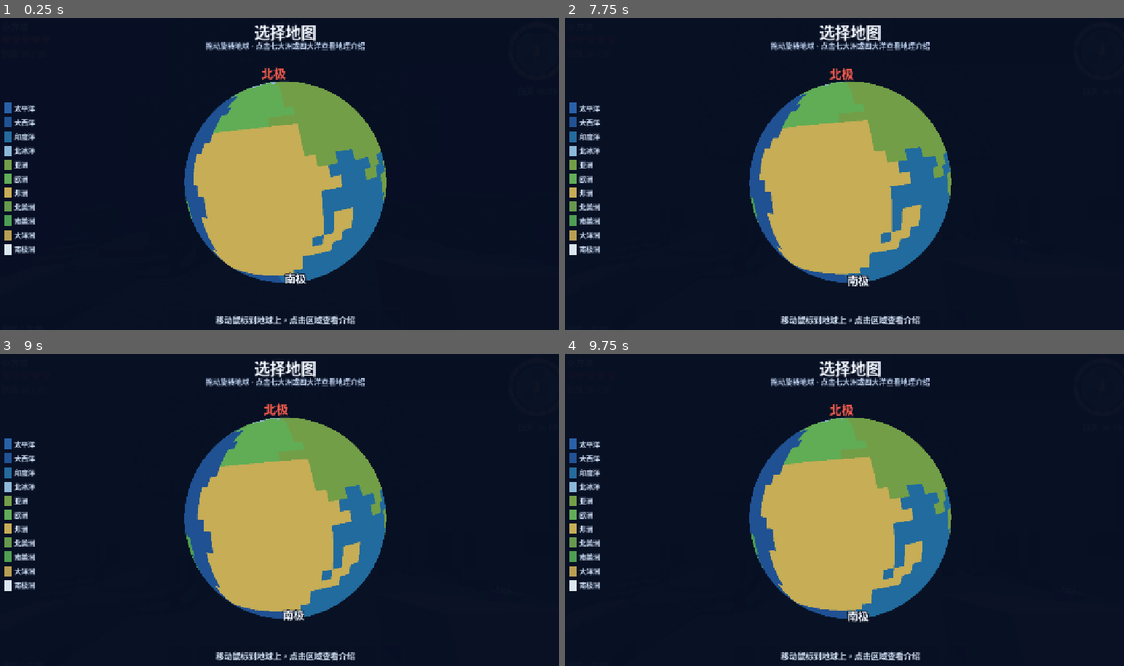
Above: before the commit, frames 1-4 (two rows, left to right).
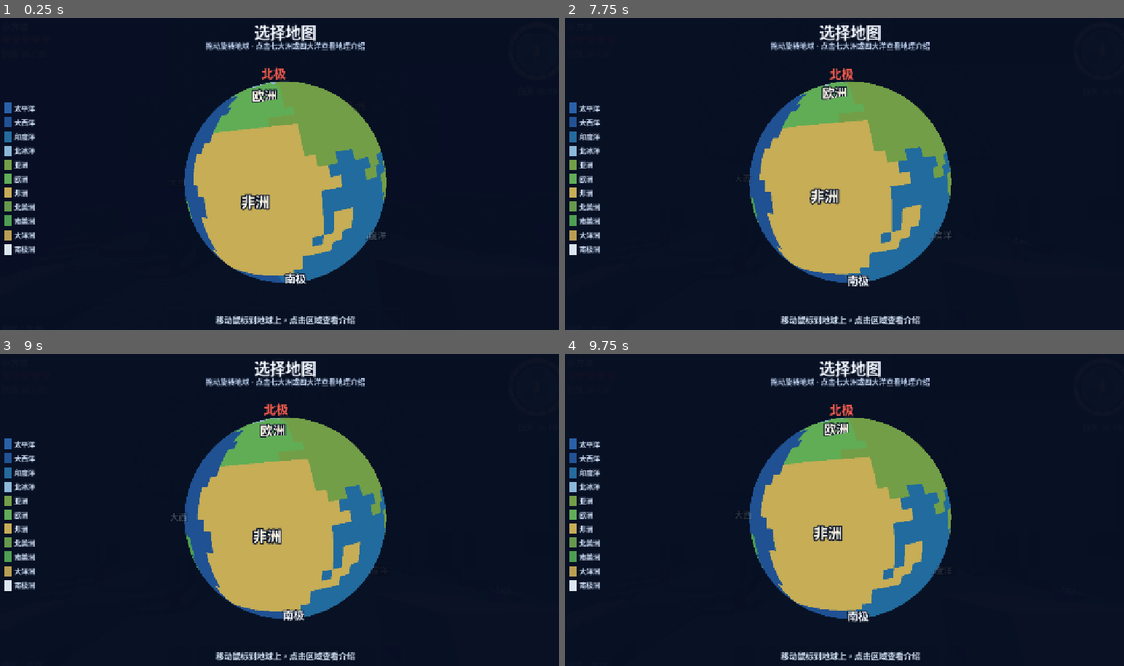
Above: after the commit, the same moments.

Repository: jinliangliu/block-planet
Game: Godot game, scene res://scenes/main.tscn
The game is run twice, just before and just after one commit, with the same random seed, the same clock (stepped at 60 frames per second) and the same inputs.
Inputs (mouse positions are in pixels of both pictures, inside the frame that each line leads up to):
- Up to frame 1 (0.25 s): no input
- Up to frame 2 (7.75 s): click (743, 320) at 0.52 s; click (771, 320) at 1.27 s; click (799, 320) at 2.02 s; click (822, 320) at 2.77 s; click (850, 320) at 3.52 s; click (878, 320) at 4.27 s; click (900, 320) at 5.02 s; click (928, 320) at 5.77 s; click (956, 320) at 6.52 s; tap Enter at 7.25 s; drag from (850, 177) to (905, 105) at 7.27 s
- Up to frame 3 (9 s): tap Space (jump) at 8 s; drag from (167, 528) to (257, 578) at 8.02 s; tap Enter at 8.75 s; move the mouse to (340, 441) at 8.77 s; hold D (move_right) from 8.78 s (still down); hold G (toggle_mode) from 8.78 s (still down)
- Up to frame 4 (9.75 s): release D (move_right) at 9.5 s; release G (toggle_mode) at 9.5 s; tap Space (jump) at 9.5 s; drag from (822, 578) to (676, 463) at 9.52 s

The runs differ from the first frame. In frame 1, 0.5% of the frame differs, in the area x 42-70%, y 22-72%; in frame 2, 0.5%; in frame 3, 0.5%, in the area x 30-67%, y 22-70%; in frame 4, 0.5%.

Commit message:
ui: pin continent and ocean name labels onto the globe surface
- add REGION_ANCHORS (lat/lon) for all 11 regions in RegionAtlas
- MapGlobe places a billboarded Label3D per region via lat_lon_to_dir,
  sharing the same mapping as mesh/picking so names sit on their area
- fade labels by camera-facing angle in _process (with outline alpha
  synced) so edge/back-side labels dissolve instead of being clipped

Diff:
--- a/scripts/ui/map_globe.gd
+++ b/scripts/ui/map_globe.gd
@@ -14,11 +14,14 @@
 const PITCH_LIMIT := 80.0
 ## 两极标记与球面的间距。
 const POLE_MARKER_LIFT := 0.10
+## 区域名称标签与球面的间距（略高于球面即可，避免与网格 z-fighting）。
+const REGION_LABEL_LIFT := 0.03
 
 var _yaw := -30.0
 var _pitch := 6.0
 var _mesh_instance: MeshInstance3D
 var _pole_markers: Array[Node3D] = []
+var _region_labels: Array[Label3D] = []
 
 
 func _ready() -> void:
@@ -109,6 +112,36 @@
 	_pole_markers.clear()
 	_pole_markers.append(_make_pole_marker("北极", Color(0.95, 0.35, 0.30), RADIUS + POLE_MARKER_LIFT))
 	_pole_markers.append(_make_pole_marker("南极", Color(0.94, 0.96, 0.99), -(RADIUS + POLE_MARKER_LIFT)))
+	_add_region_labels()
+
+
+## 七大洲四大洋名称贴在球面对应位置：锚点经纬度经 lat_lon_to_dir 映射到球面
+## （与网格/拾取共用同一函数对，保证「名贴其位」）。标签朝向由 _process
+## 按与相机的夹角渐隐，转到背面时整条淡出，避免轮廓线截断文字。
+## 可重复调用（幂等）。
+func _add_region_labels() -> void:
+	for label in _region_labels:
+		label.queue_free()
+	_region_labels.clear()
+	for region_id in RegionAtlas.COUNT:
+		var anchor: Vector2 = RegionAtlas.REGION_ANCHORS[region_id]
+		var pos: Vector3 = RegionAtlas.lat_lon_to_dir(anchor.x, anchor.y) * (RADIUS + REGION_LABEL_LIFT)
+		var is_land: bool = region_id >= RegionAtlas.ASIA
+		_region_labels.append(_make_region_label(RegionAtlas.title_of(region_id), pos, is_land))
+
+
+func _process(_delta: float) -> void:
+	var cam := get_viewport().get_camera_3d()
+	if cam == null:
+		return
+	var cam_pos := cam.global_position
+	for label in _region_labels:
+		var normal := (label.global_position - global_position).normalized()
+		var facing := normal.dot((cam_pos - label.global_position).normalized())
+		var fade := clampf((facing - 0.05) / 0.30, 0.0, 1.0)
+		var base: float = label.get_meta("base_alpha", 1.0)
+		label.modulate.a = base * fade
+		label.outline_modulate.a = fade
 
 
 func _make_pole_marker(text: String, color: Color, y: float) -> Label3D:
@@ -122,6 +155,27 @@
 	label.billboard = BaseMaterial3D.BILLBOARD_ENABLED
 	label.no_depth_test = true
 	label.position = Vector3(0.0, y, 0.0)
+	add_child(label)
+	return label
+
+
+func _make_region_label(text: String, pos: Vector3, is_land: bool) -> Label3D:
+	var label := Label3D.new()
+	label.text = text
+	var base_alpha := 1.0
+	if is_land:
+		label.font_size = 26
+		label.modulate = Color(0.99, 0.97, 0.90)
+	else:
+		label.font_size = 20
+		label.modulate = Color(0.74, 0.88, 1.0)
+		base_alpha = 0.92
+	label.pixel_size = 0.0038
+	label.outline_size = 9
+	label.outline_modulate = Color(0.06, 0.09, 0.16)
+	label.billboard = BaseMaterial3D.BILLBOARD_ENABLED
+	label.set_meta("base_alpha", base_alpha)
+	label.position = pos
 	add_child(label)
 	return label
 
--- a/scripts/world/region_atlas.gd
+++ b/scripts/world/region_atlas.gd
@@ -28,6 +28,22 @@
 const ANTARCTICA := 10
 const COUNT := 11
 const DEFAULT_REGION := ASIA
+
+## 各区域在球体上的名称标签锚点（纬度, 经度）。
+## 选在区域视觉中心附近，并与相邻区域/两极标记拉开距离避免文字重叠。
+const REGION_ANCHORS := [
+	Vector2(0.0, -150.0),    # 太平洋
+	Vector2(10.0, -35.0),    # 大西洋
+	Vector2(-25.0, 80.0),    # 印度洋
+	Vector2(78.0, -45.0),    # 北冰洋
+	Vector2(42.0, 95.0),     # 亚洲
+	Vector2(53.0, 22.0),     # 欧洲
+	Vector2(4.0, 18.0),      # 非洲
+	Vector2(45.0, -101.0),   # 北美洲
+	Vector2(-15.0, -60.0),   # 南美洲
+	Vector2(-25.0, 140.0),   # 大洋洲
+	Vector2(-76.0, 60.0),    # 南极洲
+]
 
 ## 四大洋归属判据（仅用于掩码中的海洋格）。
 const ARCTIC_MIN_LAT := 66.0
